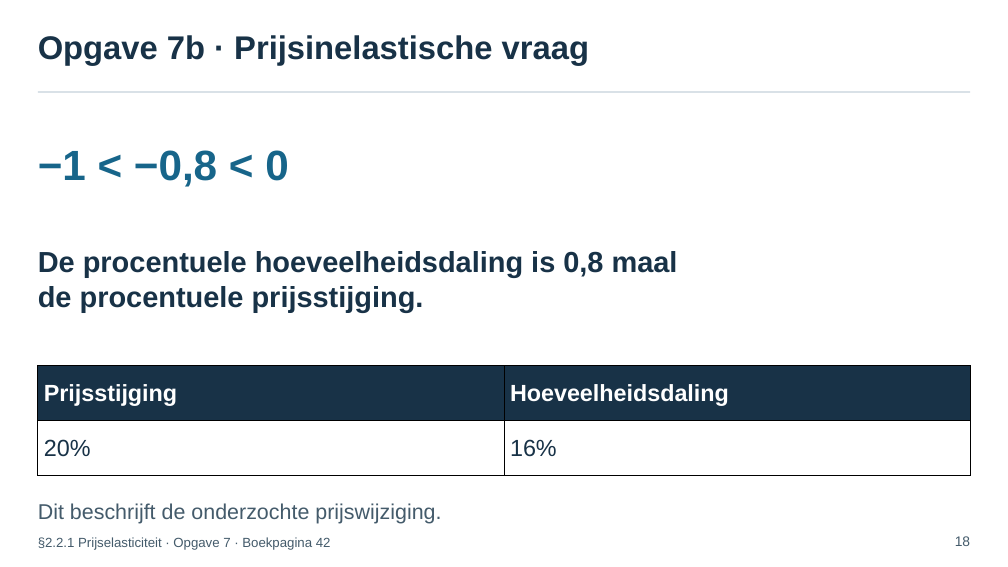
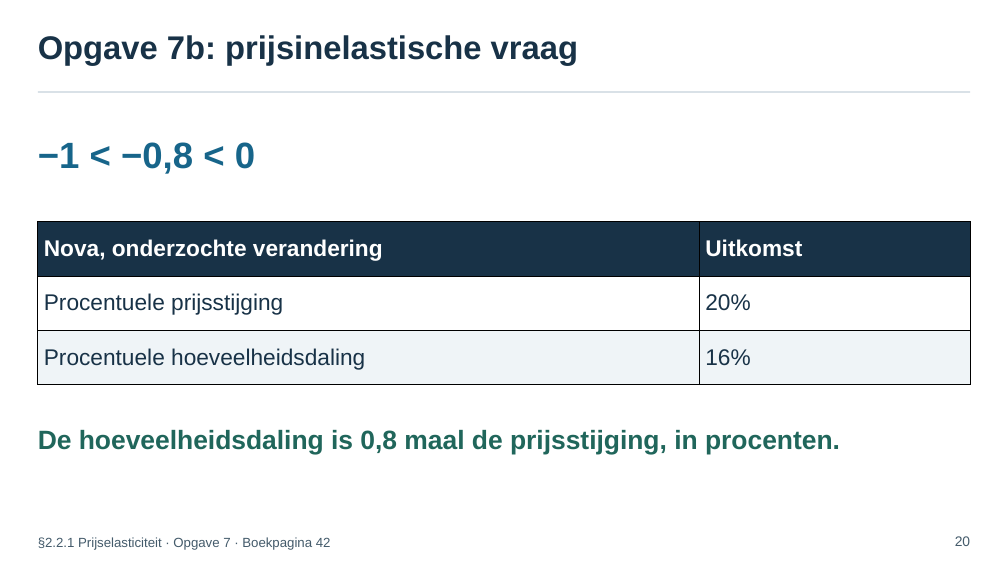
Before and after one commit to meijer1973/4veco-lessen, a slide deck: slide 20 of Boek 2 - Kosten, opbrengsten, elasticiteit en surplus/edities/chat-2026/bronnen/H2/paragrafen/2.2.1 Prijselasticiteit/2.2.1 Prijselasticiteit – presentatie.pptx (slide 18 before the commit). Drawn at 1008x567 pixels with LibreOffice and Linux fonts; fonts in the diff are those of the drawing. Boxes give left, top, right and bottom in pixels: in the first picture for what was removed or moved away, otherwise in the second. Text is boxed around its words. In the diff, an @@ line names an element or a change of style, - is before the commit and + after.

```diff
--- a/Boek 2 - Kosten, opbrengsten, elasticiteit en surplus/edities/chat-2026/bronnen/H2/paragrafen/2.2.1 Prijselasticiteit/2.2.1 Prijselasticiteit – presentatie.pptx
+++ b/Boek 2 - Kosten, opbrengsten, elasticiteit en surplus/edities/chat-2026/bronnen/H2/paragrafen/2.2.1 Prijselasticiteit/2.2.1 Prijselasticiteit – presentatie.pptx
@@ text at (x1=38, y1=35, x2=578, y2=66): text changed @@
-Opgave 7b · Prijsinelastische vraag
+Opgave 7b: prijsinelastische vraag
@@ text "−1 < −0,8 < 0" at (x1=38, y1=142, x2=255, y2=174): size 50.2 to 43.5 pt @@
@@ table added at (x1=37, y1=222, x2=970, y2=385), 3 rows, 2 columns @@
+Nova, onderzochte verandering | Uitkomst
+Procentuele prijsstijging | 20%
+Procentuele hoeveelheidsdaling | 16%
@@ table removed at (x1=37, y1=365, x2=970, y2=475), 2 rows, 2 columns @@
-Prijsstijging | Hoeveelheidsdaling
-20% | 16%
@@ text at (x1=38, y1=430, x2=840, y2=454): text changed; size 34.5 to 31.5 pt; text colour #183247 to #20665B @@
-De procentuele hoeveelheidsdaling is 0,8 maal
-de procentuele prijsstijging.
+De hoeveelheidsdaling is 0,8 maal de prijsstijging, in procenten.
@@ text removed at (x1=38, y1=503, x2=441, y2=524) @@
-Dit beschrijft de onderzochte prijswijziging.
@@ text at (x1=955, y1=536, x2=970, y2=546): text changed @@
-18
+20
```
Also in this commit, not shown: 15 other slides changed, 8 slides added, 6 slides removed, 12 other files.
